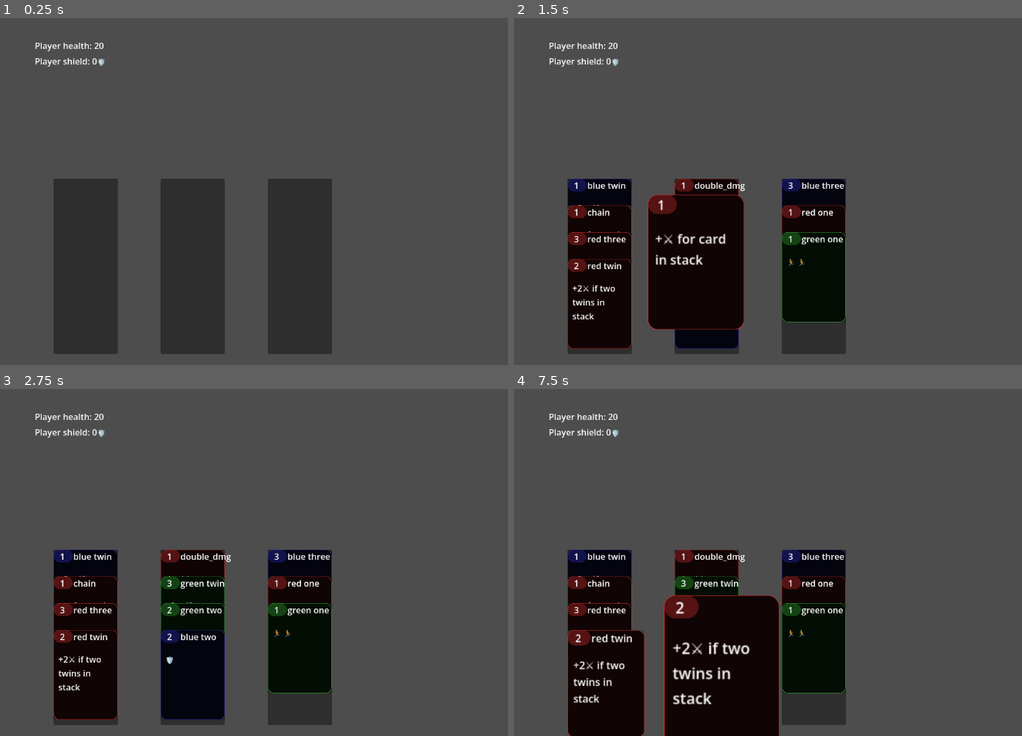
Above: before the commit, frames 1-4 (two rows, left to right).
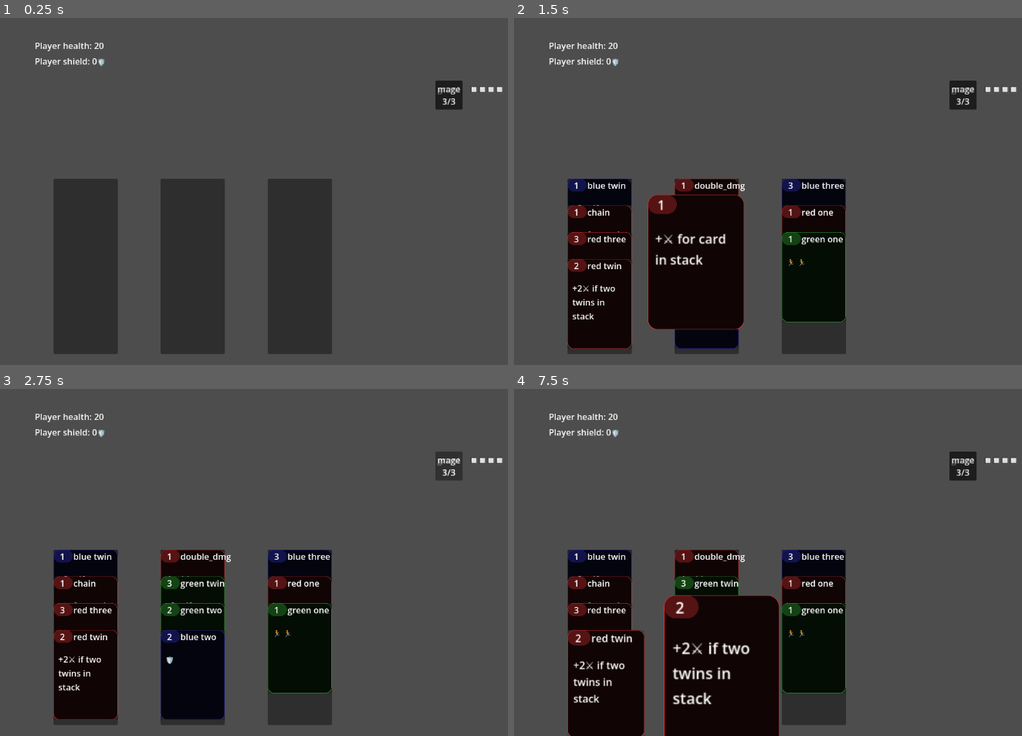
Above: after the commit, the same moments.

Repository: tgbrooks/cocards
Game: Godot game, scene res://main.tscn
The game is run twice, just before and just after one commit, with the same random seed, the same clock (stepped at 60 frames per second) and the same inputs.
Inputs (mouse positions are in pixels of both pictures, inside the frame that each line leads up to):
- Up to frame 1 (0.25 s): no input
- Up to frame 2 (1.5 s): click (961, 94) at 0.5 s, where only the run after the commit has a clickable "grunt 1/5"; click (600, 222) at 1.27 s
- Up to frame 3 (2.75 s): click (447, 465) at 2 s, where only the run after the commit has a clickable "mage 3/3"
- Up to frame 4 (7.5 s): click (961, 465) at 2.75 s, where only the run after the commit has a clickable "grunt 1/5"; click (600, 593) at 3.52 s; click (961, 465) at 4.25 s, where only the run after the commit has a clickable "mage 3/3"; click (961, 465) at 5 s, where only the run after the commit has a clickable "grunt 1/5"; click (600, 593) at 5.77 s; click (961, 465) at 6.5 s, where only the run after the commit has a clickable "mage 3/3"; click (600, 638) at 7.27 s

The runs differ from the first frame. In frame 1, 0.5% of the frame differs, in the area x 85-99%, y 18-27%; in frame 2, 0.5%; in frame 3, 0.5%; in frame 4, 0.5%.

Commit message:
Make enemies

Diff:
--- a/deck.gd
+++ b/deck.gd
@@ -11,7 +11,6 @@
 	data.card_removed.connect(_on_pop)
 
 func _on_appended(card_data: CardData) -> void:
-	print("Card added!", card_data)
 	var card = main.lookup_card(card_data)
 	var old_position = to_local(card.global_position)
 	if card.get_parent():
--- a/enemy.gd
+++ b/enemy.gd
@@ -1,14 +1,12 @@
-class_name Enemy extends Button
+class_name Enemy extends Node2D
 
 @export var data: EnemyData
 
 @onready var action_points_label: Label = $ActionPointsLabel
 @onready var dodge_label: Label = $DodgeLabel
+@onready var button: Button = $Button
 signal on_hover()
 signal off_hover()
-
-func _init(enemy_data: EnemyData):
-	data = enemy_data
 
 # Called when the node enters the scene tree for the first time.
 func _ready() -> void:
@@ -17,13 +15,13 @@
 	data.action_points_changed.connect(_draw_action_points)
 	_draw_action_points(0,0)
 	data.dodge_changed.connect(_draw_dodge)
-	mouse_entered.connect(on_hover.emit)
-	mouse_exited.connect(off_hover.emit)
+	button.mouse_entered.connect(on_hover.emit)
+	button.mouse_exited.connect(off_hover.emit)
 	data.damaged.connect(draw)
 	data.action_taken.connect(_on_action_taken)
 
 func draw():
-	text = "%s\n%s/%s" % [data.enemy_name, data.attack, data.health]
+	button.text = "%s\n%s/%s" % [data.enemy_name, data.attack, data.health]
 
 
 func _on_defeated() -> void:
--- a/enemy.tscn
+++ b/enemy.tscn
@@ -2,26 +2,21 @@
 
 [ext_resource type="Script" uid="uid://b45f0cqvoe72v" path="res://enemy.gd" id="1_7k104"]
 
-[node name="Enemy" type="Button" unique_id=741388682]
-offset_right = 55.0
-offset_bottom = 55.0
+[node name="Enemy" type="Node2D" unique_id=358647836]
 script = ExtResource("1_7k104")
-enemy_name = null
-attack = null
-health = null
-action_points_threshold = null
-action_points = null
 
 [node name="ActionPointsLabel" type="Label" parent="." unique_id=581787762]
-layout_mode = 0
 offset_left = 64.0
 offset_top = 3.0
 offset_right = 104.0
 offset_bottom = 26.0
 
 [node name="DodgeLabel" type="Label" parent="." unique_id=1833790826]
-layout_mode = 0
 offset_left = 62.0
 offset_top = 27.0
 offset_right = 102.0
 offset_bottom = 50.0
+
+[node name="Button" type="Button" parent="." unique_id=72015210]
+offset_right = 8.0
+offset_bottom = 8.0
--- a/enemy_area.gd
+++ b/enemy_area.gd
@@ -1,29 +1,37 @@
 class_name EnemyArea extends Node2D
 
-signal enemy_action_taken(enemy: Enemy)
+var enemy_scene = preload("res://enemy.tscn")
+var data_to_enemy: Dictionary[EnemyData, Enemy] = {}
 
-# Called when the node enters the scene tree for the first time.
-func _ready() -> void:
-	pass # Replace with function body.
+var state: GameState:
+	set(value):
+		state = value
+		_on_state_set()
+@onready var main = get_parent()
 
+func _on_state_set():
+	state.enemy_made.connect(_make_enemy)
 
-# Called every frame. 'delta' is the elapsed time since the previous frame.
-func _process(delta: float) -> void:
-	pass
+func _make_enemy(data: EnemyData):
+	var enemy: Enemy = enemy_scene.instantiate()
+	enemy.data = data
+	data_to_enemy[data] = enemy
+	add_child(enemy)
 
 var enemies: Array[Enemy]:
 	get:
-		var enemies: Array[Enemy] = []
+		var es: Array[Enemy] = []
 		for child in get_children():
 			if is_instance_of(child, Enemy):
-				enemies.append(child)
-		return enemies
-
+				es.append(child)
+		return es
 
 func _position_enemies() -> void:
 	var top: int = 0
-	var enemies: Array[Node] = get_children(false)
 	for i in enemies.size():
 		var enemy = enemies[i]
 		enemy.position = Vector2(0, top)
 		top += enemy.size.y + 10
+
+func lookup_enemy(data: EnemyData) -> Enemy:
+	return data_to_enemy[data]
--- a/game_state.gd
+++ b/game_state.gd
@@ -9,7 +9,7 @@
 
 signal player_damaged(old_health: int, new_health: int)
 signal player_shield_changed(old: int, new: int)
-signal new_enemy(enemy: EnemyData)
+signal enemy_made(enemy: EnemyData)
 signal card_played(card: CardData)
 signal card_stacked(card: CardData, stack_idx: int)
 signal card_made(card: CardData)
@@ -104,7 +104,7 @@
 	for _name in ["grunt", "grunt", "mage"]:
 		var enemy = enemy_library.make_enemy_by_name(_name, self)
 		enemies.append(enemy)
-		new_enemy.emit(enemy)
+		enemy_made.emit(enemy)
 
 		# TODO move this logic to somewhere new (EnemyArea?)
 		#enemy.add_to_group("enemies")
--- a/main.gd
+++ b/main.gd
@@ -26,6 +26,7 @@
 # Called when the node enters the scene tree for the first time.
 func _ready() -> void:
 	deck.data = state.deck
+	enemy_area.state = state
 	for i in range(3):
 		var cs = cs_scene.instantiate()
 		card_stacks.append(cs)
@@ -45,18 +46,6 @@
 	if Input.is_key_pressed(KEY_R):
 		# FOR DEBUG PURPOSES, RESTART GAME
 		get_tree().reload_current_scene()
-
-func deal_cards():
-	deck.shuffle()
-
-	var i = 0
-	while true:
-		var card = deck.pop()
-		if not card:
-			break
-		card.flip_card(Enums.CardFace.FRONT)
-		card_stacks[i].append(card)
-		i = (i + 1) % card_stacks.size()
 
 func cards_activated(cards: Array[Card], card_stack: CardStack) -> void:
 	if not Card.can_chain(cards):
